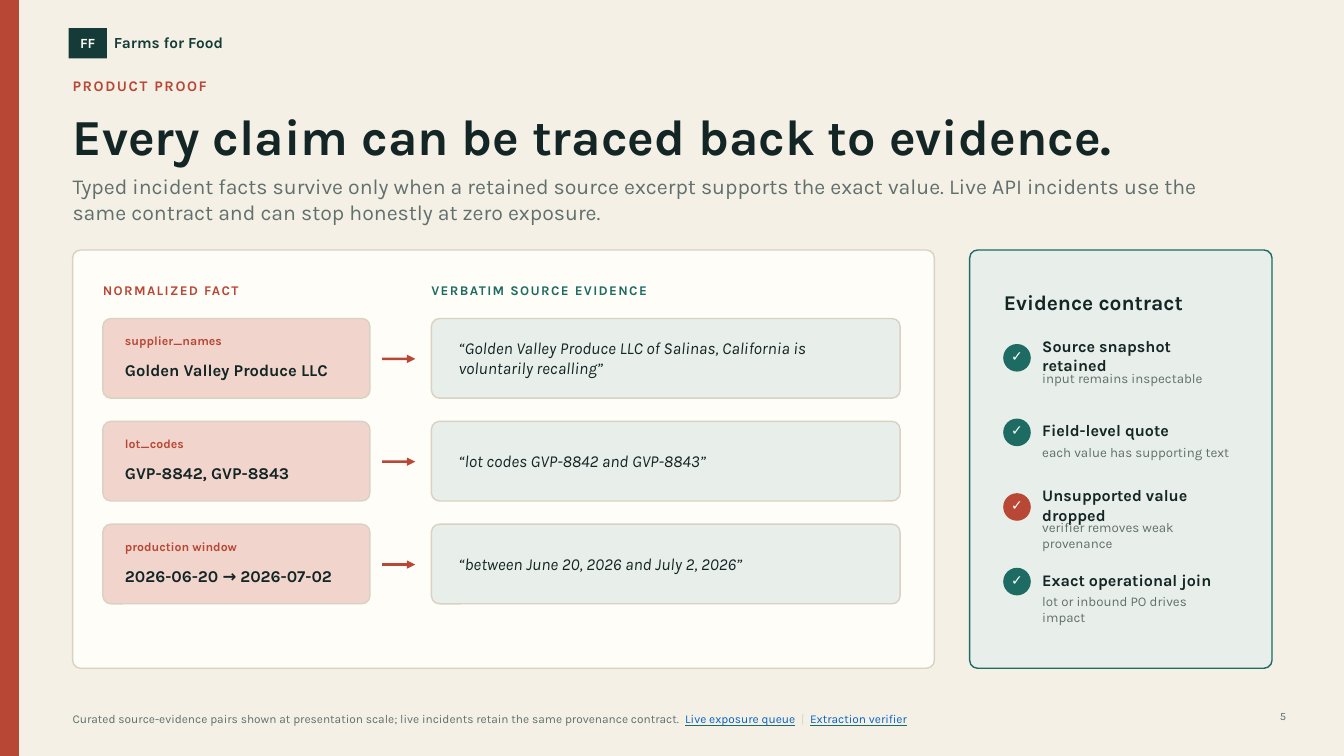
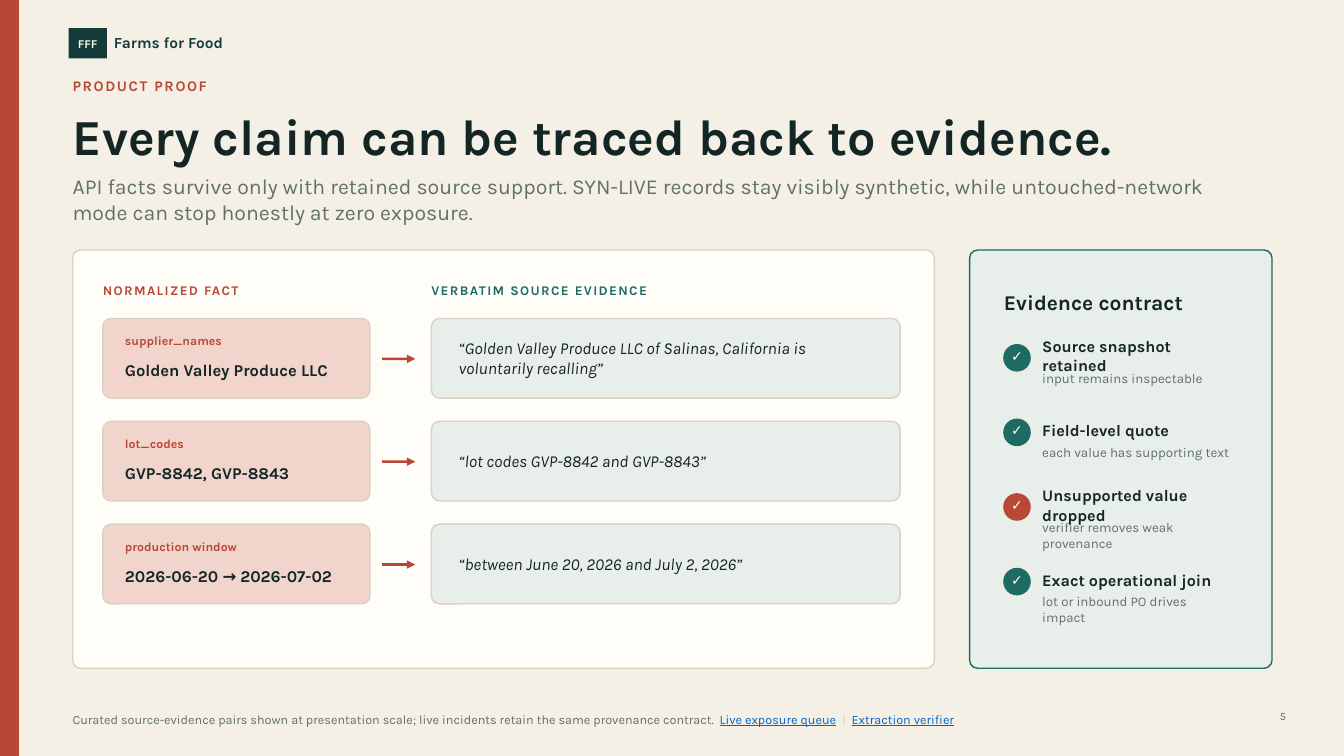
Before and after one commit to Sebastian-Alexis/ai_supplychain_foodbank, a slide deck: slide 5 of deliverables/Farms_for_Food_pitch_deck.pptx. Drawn at 1344x756 pixels with LibreOffice and Linux fonts; fonts in the diff are those of the drawing. Boxes give left, top, right and bottom in pixels: in the first picture for what was removed or moved away, otherwise in the second. Text is boxed around its words. In the diff, an @@ line names an element or a change of style, - is before the commit and + after.

Commit message:
Fix live incident matching and graph visibility

```diff
--- a/deliverables/Farms_for_Food_pitch_deck.pptx
+++ b/deliverables/Farms_for_Food_pitch_deck.pptx
@@ text in rectangle at [78, 40, 98, 48]: text changed; size 10 to 8.5 pt @@
-FF
+FFF
@@ text at [73, 179, 1203, 225]: text changed @@
-Typed incident facts survive only when a retained source excerpt supports the exact value. Live API incidents use the same contract and can stop honestly at zero exposure.
+API facts survive only with retained source support. SYN-LIVE records stay visibly synthetic, while untouched-network mode can stop honestly at zero exposure.
@@ text "Curated source-evidence pairs shown at ..." at [73, 715, 954, 727]: size 8.5 to 9 pt @@
```
Also in this commit, not shown: 8 other slides changed, 9 other files.
